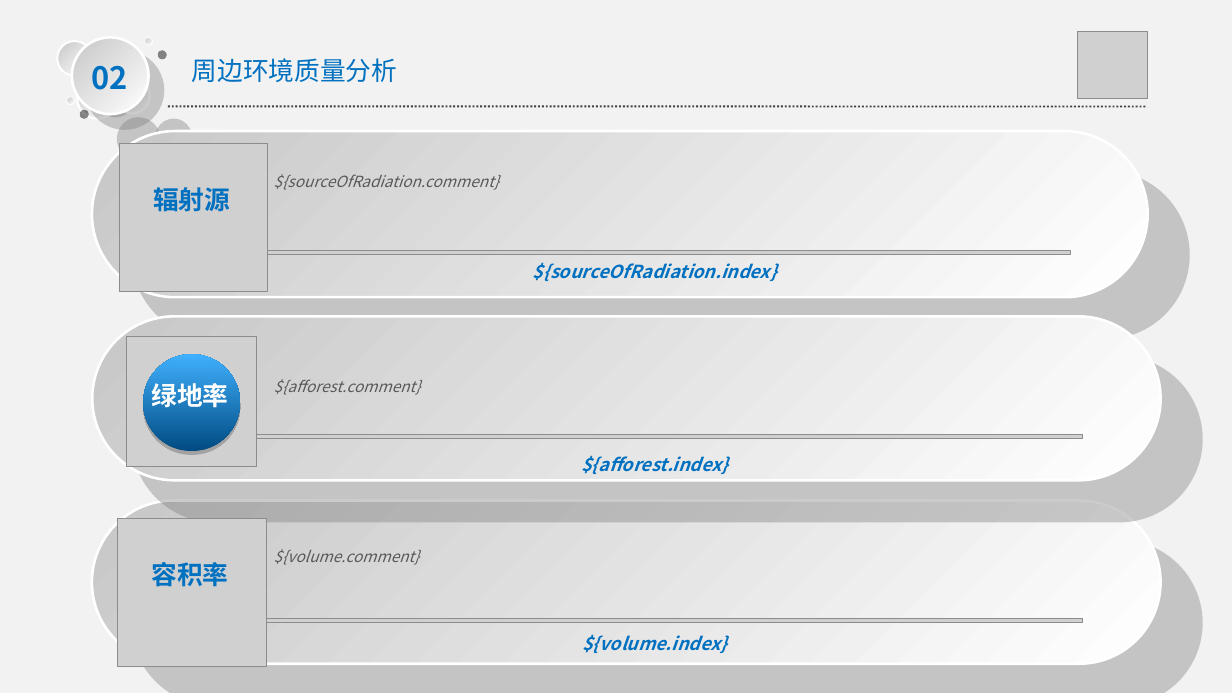
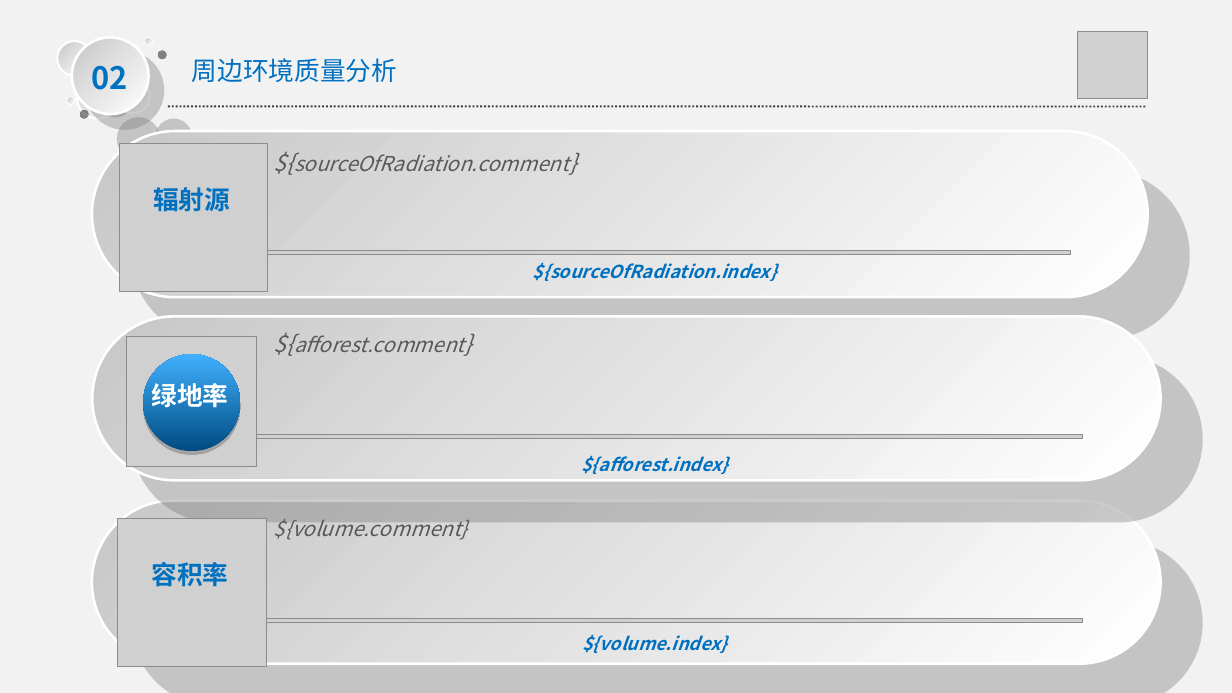
Before and after one commit to PowerYangcl/ddhj, a slide deck: slide 10 of src/main/resource/template/report.ppt. Drawn at 1232x693 pixels with LibreOffice and Linux fonts; fonts in the diff are those of the drawing; grey boxes stand for pictures. Boxes give left, top, right and bottom in pixels: in the first picture for what was removed or moved away, otherwise in the second. Text is boxed around its words. In the diff, an @@ line names an element or a change of style, - is before the commit and + after.

```diff
--- a/src/main/resource/template/report.ppt
+++ b/src/main/resource/template/report.ppt
@@ text "${sourceOfRadiation.comment}": place and size @@
-text "${sourceOfRadiation.comment}" at [274, 174, 499, 190]
+text "${sourceOfRadiation.comment}" at [294, 152, 569, 175]
@@ text "${sourceOfRadiation.comment}" at [294, 152, 569, 175]: size 12 to 18 pt, size 12 to 16 pt in "${sourceOfRadiation.comment}" @@
@@ text "${afforest.comment}": place and size @@
-text "${afforest.comment}" at [274, 379, 421, 395]
+text "${afforest.comment}" at [294, 334, 464, 356]
@@ text "${afforest.comment}" at [294, 334, 464, 356]: size 12 to 18 pt, size 12 to 16 pt in "${afforest.comment}" @@
@@ text "${volume.comment}": place and size @@
-text "${volume.comment}" at [274, 549, 420, 565]
+text "${volume.comment}" at [274, 519, 468, 540]
@@ text "${volume.comment}" at [274, 519, 468, 540]: size 12 to 16 pt @@
```
Also in this commit, not shown: 5 other slides changed, 2 other files.
